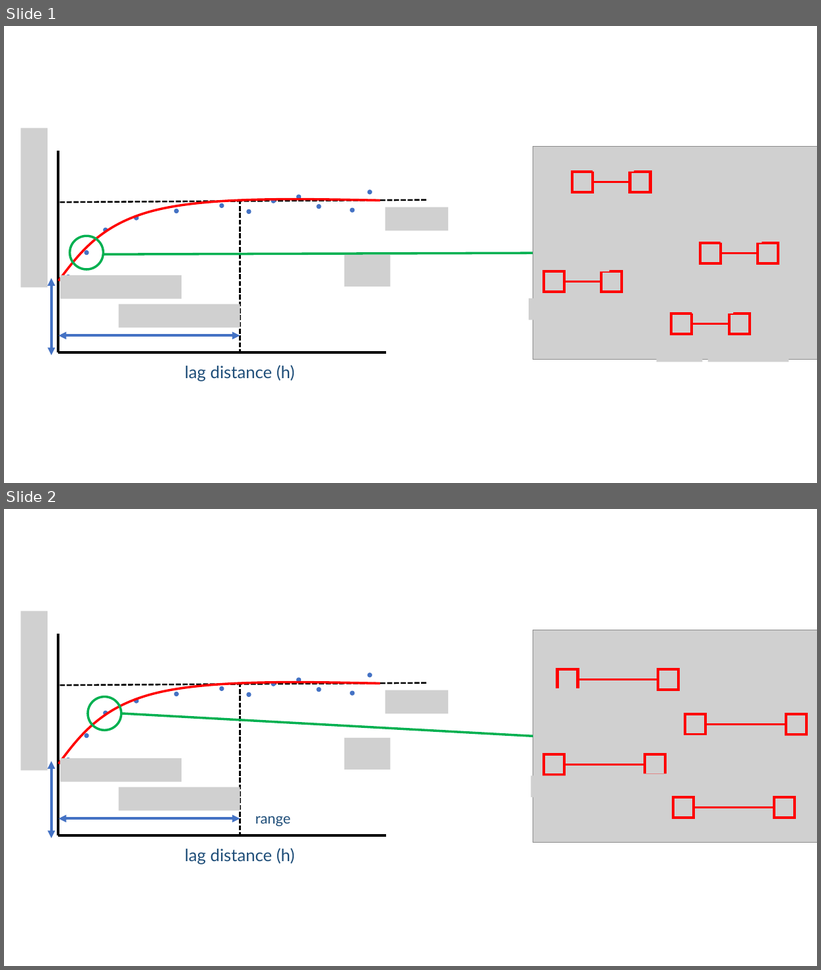
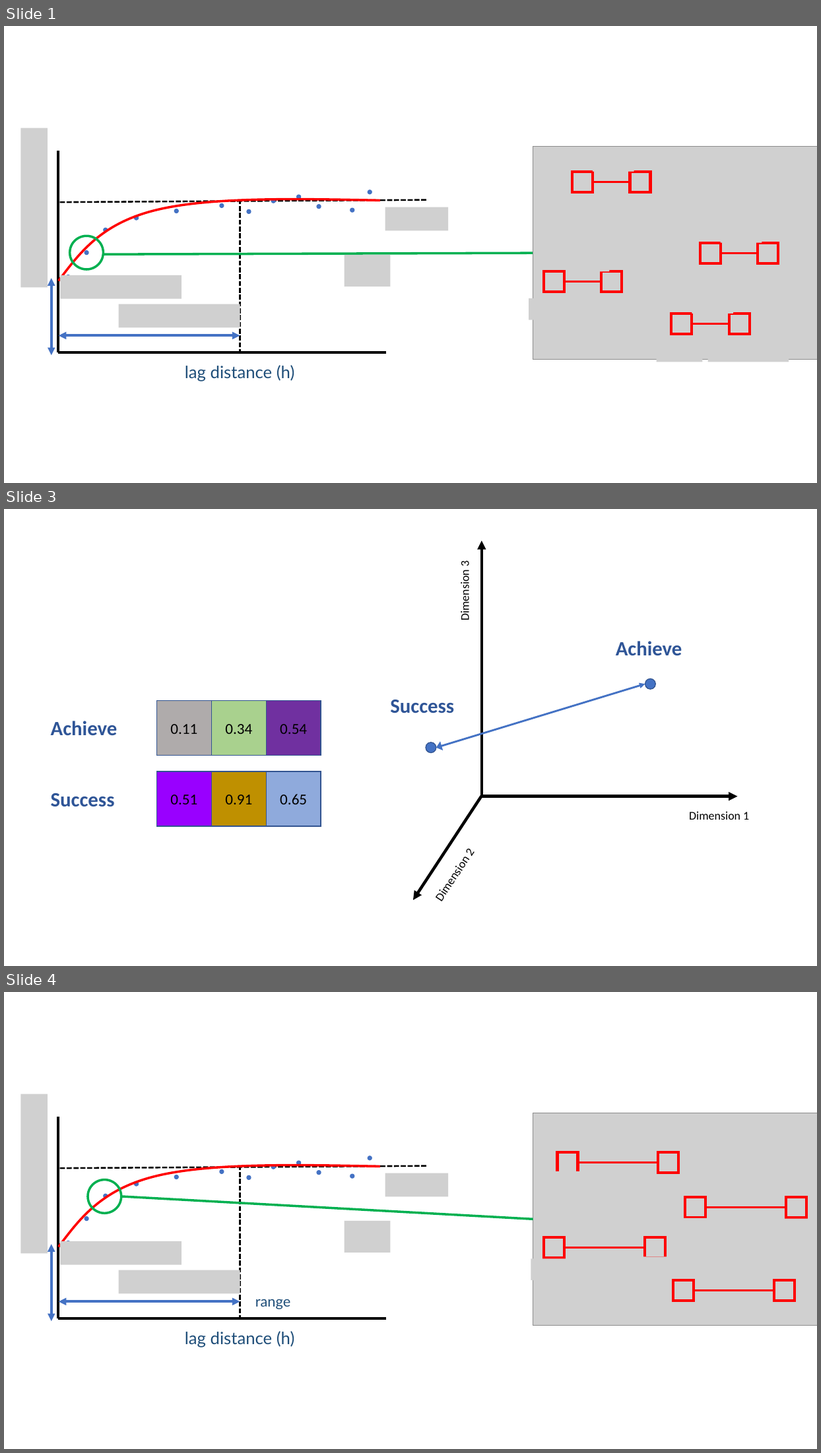
Before and after one commit to aegis4048/aegis4048.github.io-source, a slide deck: content/downloads/notebooks/spatial.pptx. Shown one above the other, each under a label of ours: slides 1 and 2 before the commit, slides 1, 3 and 4 after it; the slides between them are not shown. The pictures are 821x970 and 821x1453 pixels, drawn with LibreOffice and Linux fonts; fonts in the diff are those of the drawing; grey boxes stand for pictures. Boxes give left, top, right and bottom in pixels: in the first picture for what was removed or moved away, otherwise in the second. Text is boxed around its words. In the diff, an @@ line names an element or a change of style, - is before the commit and + after.

```diff
--- a/content/downloads/notebooks/spatial.pptx
+++ b/content/downloads/notebooks/spatial.pptx
@@ slide 3 added at (4, 509, 817, 966), background #FFFFFF @@
@@ arrow added from (482, 796) to (482, 541), #000000 3.5 pt @@
@@ text added at (458, 561, 473, 620), 14 pt, text #000000 @@
+Dimension 3
@@ text added at (616, 641, 682, 656), 24 pt, text #2F5597, bold @@
+Achieve
@@ double arrow added from (436, 747) to (645, 684), #4472C4 2.25 pt @@
@@ ellipse added at (645, 679, 655, 690), fill #4472C4, outline #325491 1 pt @@
@@ text added at (390, 700, 454, 714), 24 pt, text #2F5597, bold @@
+Success
@@ ellipse added at (426, 743, 436, 753), fill #4472C4, outline #325491 1 pt @@
@@ group added at (51, 700, 321, 827): 6 rectangles, 2 texts @@
+0.51
+0.91
+0.65
+0.11
+0.34
+0.54
+Achieve
+Success
@@ arrow added from (482, 796) to (413, 900), #000000 3.5 pt @@
@@ arrow added from (482, 796) to (738, 796), #000000 3.5 pt @@
@@ text added at (689, 811, 749, 820), 14 pt, text #000000 @@
+Dimension 1
@@ text added at (460, 852, 475, 857), 14 pt, text #000000 @@
+Dimension 2
@@ what was slide 2 is now slide 4 @@
```
Also in this commit, not shown: 1 other slide added, 12 other files.
